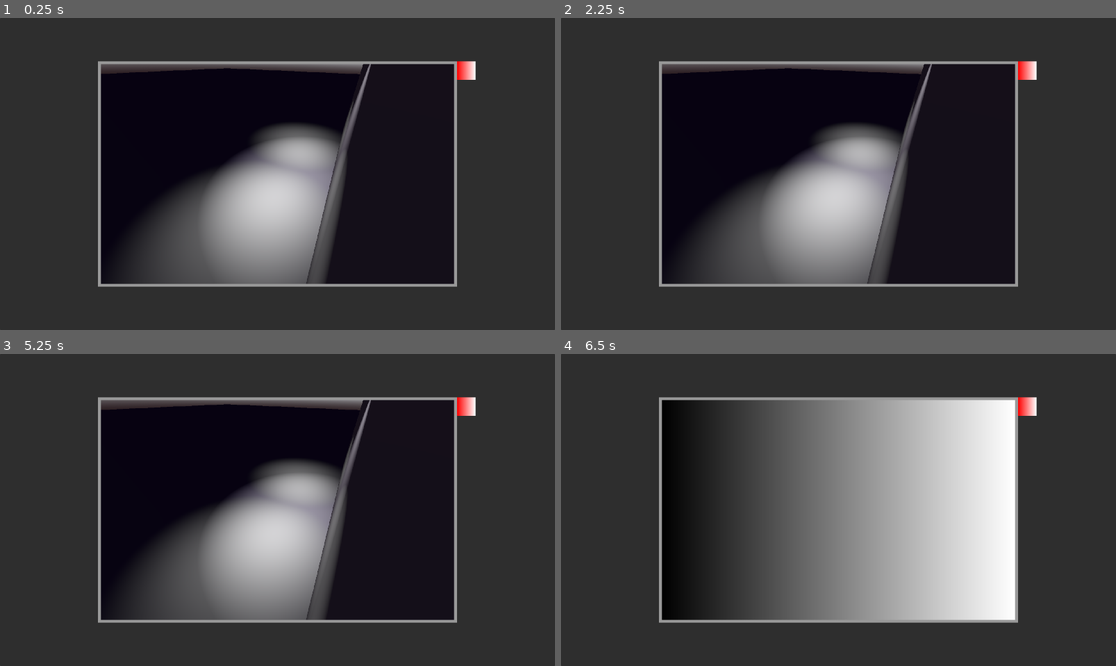
Above: before the commit, frames 1-4 (two rows, left to right).
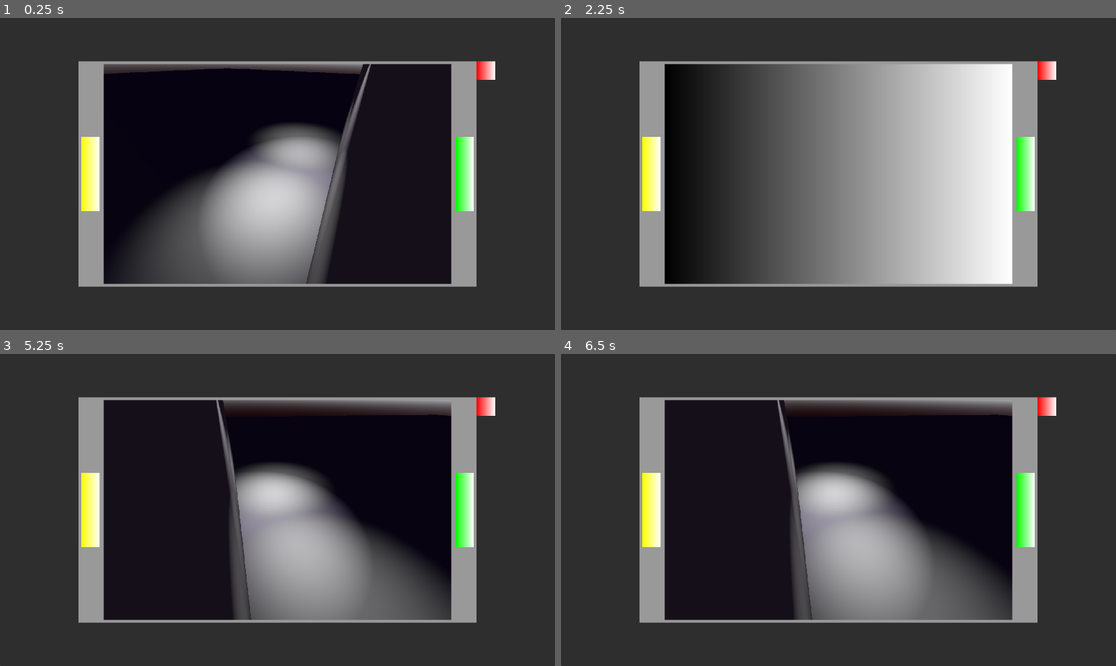
Above: after the commit, the same moments.

Repository: Blulow/brackeysjam
Game: Godot game, scene res://scenes/popup_ui/tv_popup.tscn
Two runs of this game, one before a commit and one after it. Both use one fixed random seed, a clock stepped at 60 frames per second and the inputs below. This scene is started directly instead of the project's main scene.
Inputs (mouse positions are in pixels of both pictures, inside the frame that each line leads up to):
- Up to frame 1 (0.25 s): no input
- Up to frame 2 (2.25 s): click (649, 174) at 0.52 s; click (1027, 174) at 1.27 s; click (649, 174) at 2.02 s
- Up to frame 3 (5.25 s): click (466, 510) at 2.77 s; click (88, 510) at 3.52 s; click (466, 510) at 4.27 s; tap Enter at 5 s; move the mouse to (399, 494) at 5.02 s; tap 0 at 5.1 s; click (399, 494) at 5.17 s
- Up to frame 4 (6.5 s): tap 1 at 5.3, 5.85 s; tap Space at 5.75 s; move the mouse to (727, 525) at 5.77 s; click (727, 525) at 5.92 s; tap 2 at 6.05 s

The runs differ from the first frame. In frame 1, 6.3% of the frame differs, in the area x 14-90%, y 13-87%; in frame 2, 39%; in frame 3, 25%; in frame 4, 40%.
Error in both runs: Invalid access to property or key 'people' on a base object of type 'Nil'. (res://scripts/people/cam/cam_people.gd:10)

Commit message:
add: left and right nav btns for cam

Diff:
--- a/scenes/popup_ui/tv_popup.tscn
+++ b/scenes/popup_ui/tv_popup.tscn
@@ -1,14 +1,37 @@
 [gd_scene format=3 uid="uid://de0krbf0p6jmi"]
 
+[ext_resource type="Script" uid="uid://bfyitx5okx0lm" path="res://scripts/popup_ui/tv_display.gd" id="1_5qc8h"]
 [ext_resource type="PackedScene" uid="uid://bul24ekiahunx" path="res://scenes/popup_ui/ui/popup_overlay.tscn" id="1_rtmft"]
 [ext_resource type="PackedScene" uid="uid://dqp20ijshb2ac" path="res://scenes/popup_ui/ui/close_button.tscn" id="2_eptdl"]
 [ext_resource type="PackedScene" uid="uid://cabn6k3mebemq" path="res://scenes/popup_ui/ui/security_camera.tscn" id="2_kb2g4"]
+[ext_resource type="PackedScene" uid="uid://bf6f0ro2m656y" path="res://scenes/components/ui/animated_button_component.tscn" id="3_teyo4"]
 
 [sub_resource type="StyleBoxFlat" id="StyleBoxFlat_tef5t"]
 content_margin_left = 10.0
 content_margin_top = 10.0
 content_margin_right = 10.0
 content_margin_bottom = 10.0
+
+[sub_resource type="Gradient" id="Gradient_5qc8h"]
+colors = PackedColorArray(1, 1, 0, 1, 1, 1, 1, 1)
+
+[sub_resource type="GradientTexture2D" id="GradientTexture2D_teyo4"]
+gradient = SubResource("Gradient_5qc8h")
+height = 256
+
+[sub_resource type="Gradient" id="Gradient_ntikx"]
+
+[sub_resource type="GradientTexture2D" id="GradientTexture2D_mtuw5"]
+gradient = SubResource("Gradient_ntikx")
+width = 1202
+height = 750
+
+[sub_resource type="Gradient" id="Gradient_q2au0"]
+colors = PackedColorArray(0, 1, 0, 1, 1, 1, 1, 1)
+
+[sub_resource type="GradientTexture2D" id="GradientTexture2D_devuh"]
+gradient = SubResource("Gradient_q2au0")
+height = 256
 
 [node name="TVPopup" type="Control" unique_id=1802960549 groups=["popup"]]
 layout_mode = 3
@@ -17,6 +40,7 @@
 anchor_bottom = 1.0
 grow_horizontal = 2
 grow_vertical = 2
+script = ExtResource("1_5qc8h")
 
 [node name="PopupOverlay" parent="." unique_id=1070462315 instance=ExtResource("1_rtmft")]
 layout_mode = 0
@@ -43,17 +67,37 @@
 grow_vertical = 2
 
 [node name="PanelContainer" type="PanelContainer" parent="UI" unique_id=1237385849]
-layout_mode = 0
-offset_left = -601.0
-offset_top = -370.0
-offset_right = 641.0
-offset_bottom = 410.0
+layout_mode = 1
+anchors_preset = 8
+anchor_left = 0.5
+anchor_top = 0.5
+anchor_right = 0.5
+anchor_bottom = 0.5
+offset_left = -689.0
+offset_top = -390.0
+offset_right = 689.0
+offset_bottom = 390.0
+grow_horizontal = 2
+grow_vertical = 2
 theme_override_styles/panel = SubResource("StyleBoxFlat_tef5t")
 
-[node name="TextureRect" type="TextureRect" parent="UI/PanelContainer" unique_id=1098372172]
+[node name="HBoxContainer" type="HBoxContainer" parent="UI/PanelContainer" unique_id=122129040]
 layout_mode = 2
+theme_override_constants/separation = 14
 
-[node name="SubViewportContainer" type="SubViewportContainer" parent="UI/PanelContainer/TextureRect" unique_id=547843674]
+[node name="LeftButton" type="TextureButton" parent="UI/PanelContainer/HBoxContainer" unique_id=227863324]
+layout_mode = 2
+size_flags_vertical = 4
+texture_normal = SubResource("GradientTexture2D_teyo4")
+
+[node name="AnimatedButtonComponent" parent="UI/PanelContainer/HBoxContainer/LeftButton" unique_id=231881551 instance=ExtResource("3_teyo4")]
+layout_mode = 0
+
+[node name="TextureRect" type="TextureRect" parent="UI/PanelContainer/HBoxContainer" unique_id=1098372172]
+layout_mode = 2
+texture = SubResource("GradientTexture2D_mtuw5")
+
+[node name="SubViewportContainer" type="SubViewportContainer" parent="UI/PanelContainer/HBoxContainer/TextureRect" unique_id=547843674]
 layout_mode = 1
 anchors_preset = 15
 anchor_right = 1.0
@@ -62,16 +106,27 @@
 grow_vertical = 2
 stretch = true
 
-[node name="SubViewport" type="SubViewport" parent="UI/PanelContainer/TextureRect/SubViewportContainer" unique_id=15294461]
+[node name="SubViewport" type="SubViewport" parent="UI/PanelContainer/HBoxContainer/TextureRect/SubViewportContainer" unique_id=15294461]
 handle_input_locally = false
-size = Vector2i(1222, 760)
+size = Vector2i(1202, 760)
 render_target_update_mode = 4
 
-[node name="SecurityCamera" parent="UI/PanelContainer/TextureRect/SubViewportContainer/SubViewport" unique_id=614481693 instance=ExtResource("2_kb2g4")]
+[node name="SecurityCamera" parent="UI/PanelContainer/HBoxContainer/TextureRect/SubViewportContainer/SubViewport" unique_id=614481693 instance=ExtResource("2_kb2g4")]
+
+[node name="RightButton" type="TextureButton" parent="UI/PanelContainer/HBoxContainer" unique_id=1095833913]
+layout_mode = 2
+size_flags_vertical = 4
+texture_normal = SubResource("GradientTexture2D_devuh")
+
+[node name="AnimatedButtonComponent" parent="UI/PanelContainer/HBoxContainer/RightButton" unique_id=1129492573 instance=ExtResource("3_teyo4")]
+layout_mode = 0
 
 [node name="CloseButton" parent="UI" unique_id=1617579724 instance=ExtResource("2_eptdl")]
 layout_mode = 0
-offset_left = 641.0
+offset_left = 709.0
 offset_top = -370.0
-offset_right = 705.0
+offset_right = 773.0
 offset_bottom = -306.0
+
+[connection signal="pressed" from="UI/PanelContainer/HBoxContainer/LeftButton" to="." method="_on_left_button_pressed"]
+[connection signal="pressed" from="UI/PanelContainer/HBoxContainer/RightButton" to="." method="_on_right_button_pressed"]
--- a/scripts/popup_ui/security_camera.gd
+++ b/scripts/popup_ui/security_camera.gd
@@ -24,13 +24,3 @@
 
 	current_cam_idx = idx
 	if current_camera: current_camera.make_current()
-
-func _input(event: InputEvent):
-	if event is InputEventKey:
-		if event.pressed and not event.is_echo():
-			if event.keycode == KEY_0:
-				switch_cam(0)
-			elif event.keycode == KEY_1:
-				switch_cam(1)
-			elif event.keycode == KEY_2:
-				switch_cam(2)
--- /dev/null
+++ b/scripts/popup_ui/tv_display.gd
@@ -0,0 +1,21 @@
+extends Control
+
+@onready var cam: Node3D = $UI/PanelContainer/HBoxContainer/TextureRect/SubViewportContainer/SubViewport/SecurityCamera
+
+var cams: Array[int] = [0, 1, 2]
+
+func _on_left_button_pressed() -> void:
+	var i: int = cams.find(cam.current_cam_idx)
+	print(i)
+	if i <= 0:
+		cam.switch_cam(cams[-1])
+	else:
+		cam.switch_cam(cams[i - 1])
+
+func _on_right_button_pressed() -> void:
+	var i: int = cams.find(cam.current_cam_idx)
+	print(i)
+	if i >= cams.size() - 1:
+		cam.switch_cam(cams[0])
+	else:
+		cam.switch_cam(cams[i + 1])
Not shown, added: scripts/popup_ui/tv_display.gd.uid
